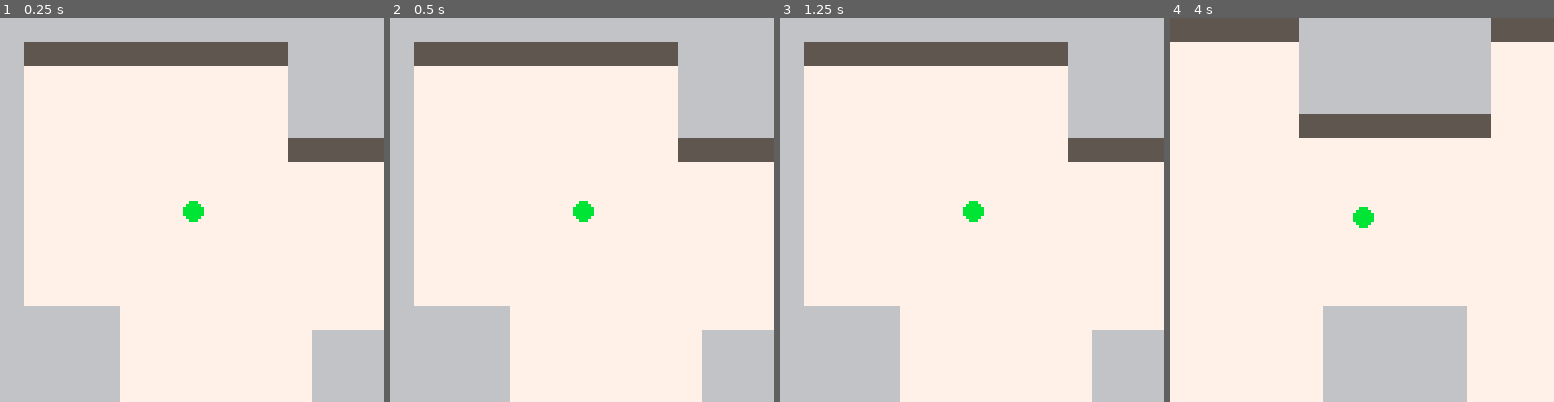
Above: before the commit, frames 1-4 (left to right).
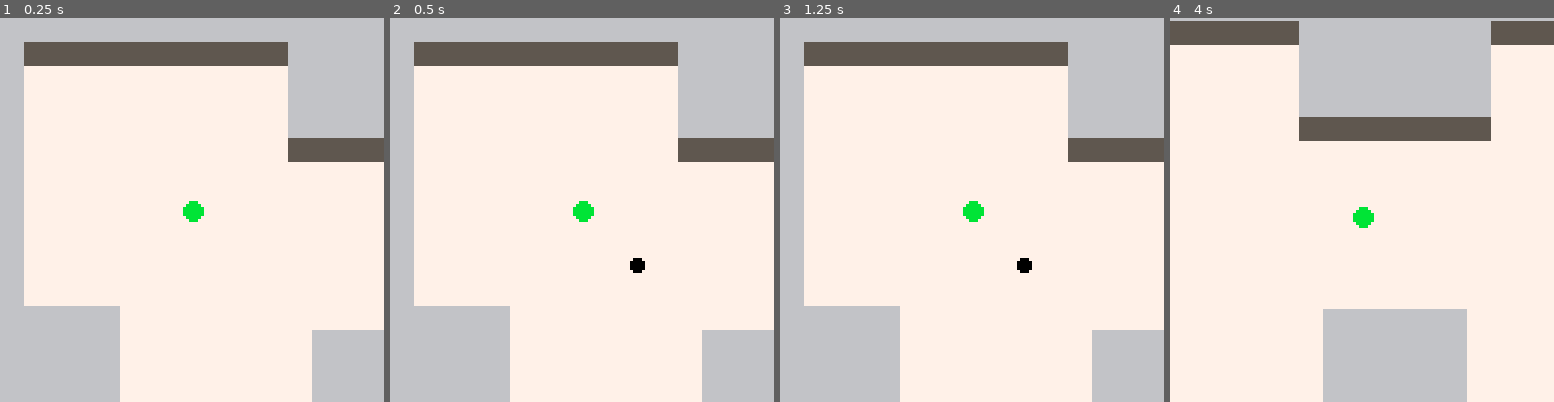
Above: after the commit, the same moments.

Repository: mattmuroya/pico-8
Game: PICO-8 cartridge carts/ink-08/ink-08.p8
The game is run twice, just before and just after one commit, with the same random seed, the same clock (stepped at 60 frames per second) and the same inputs.
Inputs:
- Up to frame 1 (0.25 s): no input
- Up to frame 2 (0.5 s): tap X (X key) at 0.33 s
- Up to frame 3 (1.25 s): tap X (X key) at 1.07 s
- Up to frame 4 (4 s): hold Right 1.6-2.1 s; tap X (X key) at 1.85, 2.97 s; hold Up 2.15-2.42 s; hold Right 2.47-3.03 s; hold Left 3.08-3.58 s; hold Down 3.63-3.97 s

Frame 1 is identical in both runs. In frame 2, 0.1% of the frame differs, in the area x 62-67%, y 62-67%; in frame 3, 0.1%; in frame 4, 1.9%, in the area x 0-100%, y 0-76%.

Commit message:
implmement shooting

Diff:
--- a/carts/ink-08/ink-08.p8
+++ b/carts/ink-08/ink-08.p8
@@ -1,83 +1,118 @@
 pico-8 cartridge // http://www.pico-8.com
 version 41
 __lua__
+function log(input)
+	printh("> "..tostr(input))
+end
+
 function _init()
 	p1={
-		p={ -- position
-			x=64,
-			y=64
-		},
-		v={ -- velocity
-			x=0,
-			y=0
-		},
-		r=3, -- radius
-		a=0.8, -- acceleration
-		s=3, -- top speed
-		d=0.8 -- dampening
+		pos={x=64,y=64}, -- position
+		vel={x=0,y=0}, -- velocity
+		dir=0.875, -- facing direction (angle)
+		rad=3, -- radius
+		acc=0.8, -- acceleration
+		max=3, -- max speed
+		dmp=0.8, -- dampening
+		frt=10, -- fire rate (shots/second)
+		cdn=0 -- weapon cooldown (frames)
 	}
 	cam={
-		p={x=0,y=0}
+		pos={x=0,y=0}
 	}
+	blobs={}
 end
 
 function _update()
-	if btn(0) then p1.v.x-=p1.a end
-	if btn(1) then p1.v.x+=p1.a end
-	if btn(2) then p1.v.y-=p1.a end
-	if btn(3) then p1.v.y+=p1.a end
-
-	p1.v.x*=p1.d
-	p1.v.y*=p1.d
-
-	if abs(p1.v.x)<0.1 then p1.v.x=0 end
-	if abs(p1.v.y)<0.1 then p1.v.y=0 end
-
-	local speed=sqrt(p1.v.x^2+p1.v.y^2)
-
-	if speed>p1.s then
-		p1.v.x*=p1.s/speed
-		p1.v.y*=p1.s/speed
-	end
-
-	p1.p.x+=p1.v.x
-	if c_map(p1) then
-		p1.p.x-=p1.v.x
-		p1.v.x=0
-	end
-
-	p1.p.y+=p1.v.y
-	if c_map(p1) then
-		p1.p.y-=p1.v.y
-		p1.v.y=0
-	end
-
-	cam.p.x=(p1.p.x)-64
-	cam.p.y=(p1.p.y)-64
+	move_player()
+	shoot()
+	move_blobs()
 end
 
 function _draw()
-	cls(0)
-	map(0,0)
-	circfill(p1.p.x,p1.p.y,p1.r,11)
-	follow_cam()
+	cls()
+	map()
+	draw_player(p1)
+	draw_blobs()
+	set_cam(p1.pos.x-64,p1.pos.y-64)
 end
 
-function follow_cam()
-	if cam.p.x<=0 then cam.p.x=0 end
-	if cam.p.x>=128 then cam.p.x=128 end
-	if cam.p.y<=0 then cam.p.y=0 end
-	if cam.p.y>=128 then cam.p.y=128 end
-	camera(cam.p.x,cam.p.y)
+function move_player()
+	local input=false
+	if btn(0) then input=true p1.vel.x-=p1.acc end
+	if btn(1) then input=true p1.vel.x+=p1.acc end
+	if btn(2) then input=true p1.vel.y-=p1.acc end
+	if btn(3) then input=true p1.vel.y+=p1.acc end
+	if input then p1.dir=atan2(p1.vel.x,p1.vel.y) end
+	p1.vel.x*=p1.dmp
+	p1.vel.y*=p1.dmp
+	if abs(p1.vel.x)<0.1 then p1.vel.x=0 end
+	if abs(p1.vel.y)<0.1 then p1.vel.y=0 end
+	local speed=sqrt(p1.vel.x^2+p1.vel.y^2)
+	if speed>p1.max then
+		p1.vel.x*=p1.max/speed
+		p1.vel.y*=p1.max/speed
+	end
+	p1.pos.x+=p1.vel.x
+	if collide_map(p1) then
+		p1.pos.x-=p1.vel.x
+		-- p1.vel.x=0
+	end
+	p1.pos.y+=p1.vel.y
+	if collide_map(p1) then
+		p1.pos.y-=p1.vel.y
+		-- p1.vel.y=0
+	end
 end
 
-function c_map(p)
-	local x1,y1=(p.p.x+p.r)/8,(p.p.y+p.r)/8
-	local x2,y2=(p.p.x-p.r)/8,(p.p.y-p.r)/8
+function collide_map(pl)
+	-- TODO: fix collsion detection for deceleration
+	local x1,y1=(pl.pos.x+pl.rad)/8,(pl.pos.y+pl.rad)/8
+	local x2,y2=(pl.pos.x-pl.rad)/8,(pl.pos.y-pl.rad)/8
 	return fget(mget(x1,y1),0)
 		or fget(mget(x1,y2),0)
 		or fget(mget(x2,y2),0)
 		or fget(mget(x2,y1),0)
+end
+
+function shoot()
+	if btn(5) and p1.cdn<=0 then
+		add(blobs,{
+			pos={x=p1.pos.x,y=p1.pos.y},
+			dir=p1.dir,
+			age=10, -- frames
+		})
+		p1.cdn=(30/p1.frt)
+	elseif p1.cdn>0 then p1.cdn-=1 end
+end
+
+function move_blobs()
+	for b in all(blobs) do
+		if b.age<=0 then del(blobs,b)
+		else
+			b.pos.x+=cos(b.dir)*(4+rnd(2))
+			b.pos.y+=sin(b.dir)*(4+rnd(2))
+			b.age-=1
+		end
+	end
+end
+
+function draw_player(pl)
+	circfill(pl.pos.x,pl.pos.y,pl.rad,11)
+end
+
+function draw_blobs()
+	for b in all(blobs) do
+		circfill(b.pos.x,b.pos.y,2,0)
+	end
+end
+
+function set_cam(x,y)
+	if x<=0 then x=0 end
+	if x>=128 then x=128 end
+	if y<=0 then y=0 end
+	if y>=128 then y=128 end
+	camera(x,y)
 end
 
 __gfx__
